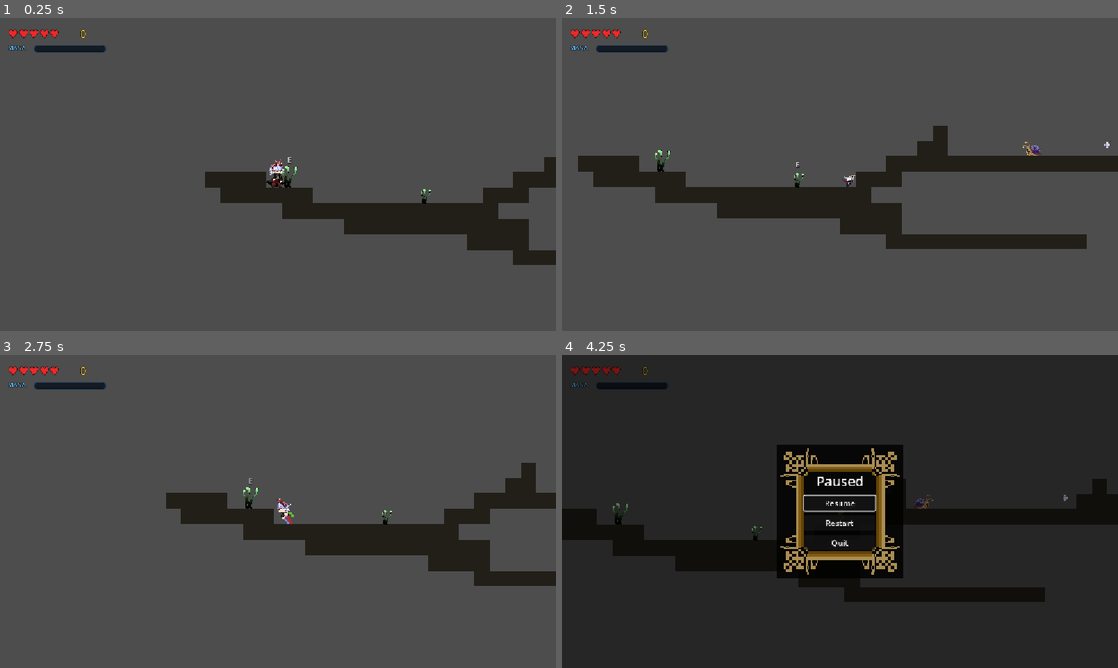
Above: before the commit, frames 1-4 (two rows, left to right).
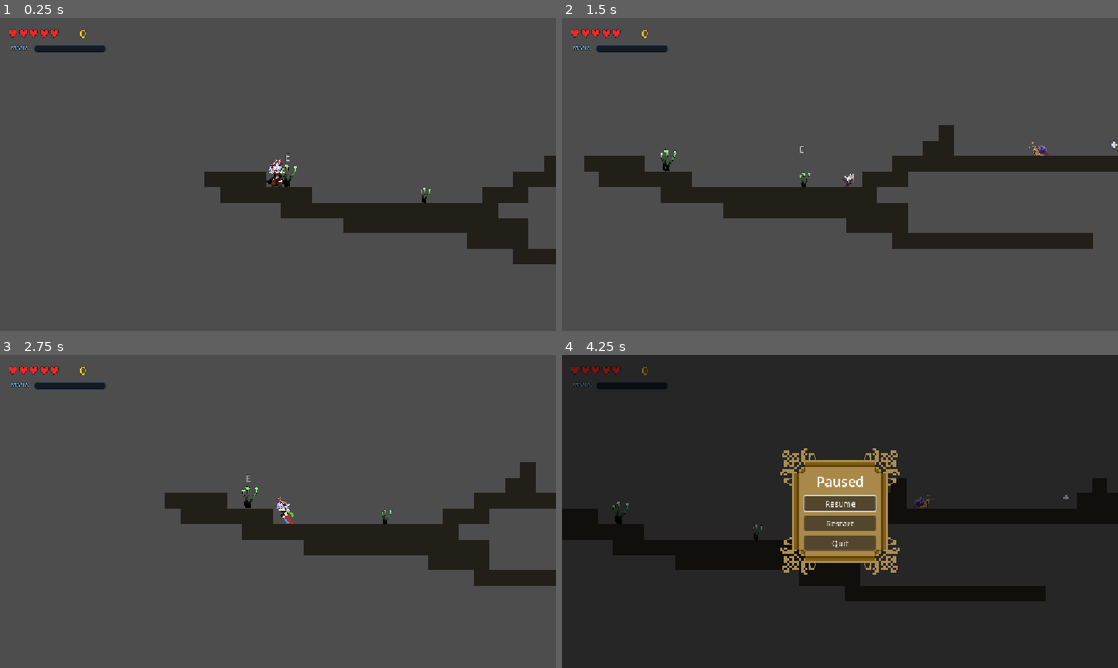
Above: after the commit, the same moments.

Repository: prayaashh/Gameeee
Game: Godot game, scene res://scenes/rooms/game.tscn
The game is run twice, just before and just after one commit, with the same random seed, the same clock (stepped at 60 frames per second) and the same inputs.
Inputs:
- Up to frame 1 (0.25 s): no input
- Up to frame 2 (1.5 s): hold Space (attack) 0.53-1.28 s; hold Right (move_right) from 0.53 s (still down); tap Up (jump) at 0.77 s; tap D (dash) at 1.35 s
- Up to frame 3 (2.75 s): tap Up (jump) at 1.52 s; release Right (move_right) at 2.03 s; hold Left (move_left) from 2.03 s (still down); hold R (heal) from 2.03 s (still down)
- Up to frame 4 (4.25 s): release Left (move_left) at 2.78 s; release R (heal) at 2.78 s; hold Right (move_right) from 2.78 s (still down); tap E (interact) at 2.85 s; tap Up (jump) at 3.02, 3.77 s; hold Space (attack) from 3.53 s (still down); tap Escape (esc) at 4.15 s

The runs differ from the first frame. In frame 1, 0.6% of the frame differs, in the area x 1-100%, y 3-79%; in frame 2, 1.7%; in frame 3, 0.4%; in frame 4, 9.0%.

Commit message:
tried adding lights properly and tested some ui changes

Diff:
--- a/project.godot
+++ b/project.godot
@@ -96,8 +96,8 @@
 [physics]
 
 3d/physics_engine="Jolt Physics"
+common/physics_interpolation=true
 
 [rendering]
 
 textures/canvas_textures/default_texture_filter=0
-2d/snap/snap_2d_transforms_to_pixel=true
--- a/scenes/checkpoint.tscn
+++ b/scenes/checkpoint.tscn
@@ -1,36 +1,35 @@
-[gd_scene format=3]
+[gd_scene format=3 uid="uid://bcf0idj0eh6c1"]
 
-[ext_resource type="Script" path="res://scripts/checkpoint.gd" id="1_cp"]
+[ext_resource type="Script" uid="uid://cik5osvvmrlwx" path="res://scripts/checkpoint.gd" id="1_cp"]
 [ext_resource type="Texture2D" uid="uid://c5j31brbb2xos" path="res://assets/Sprites/Plant5_00000.png" id="2_plant"]
 
 [sub_resource type="RectangleShape2D" id="RectangleShape2D_zone"]
 size = Vector2(110, 64)
 
-[node name="Checkpoint" type="Node2D"]
+[node name="Checkpoint" type="Node2D" unique_id=1387972412]
 script = ExtResource("1_cp")
-rest_line = "You rest a while. Your journey is saved."
 
-[node name="Sprite2D" type="Sprite2D" parent="."]
+[node name="Sprite2D" type="Sprite2D" parent="." unique_id=148383943]
 position = Vector2(0, -22)
 scale = Vector2(0.14, 0.1)
 texture = ExtResource("2_plant")
 
-[node name="InteractZone" type="Area2D" parent="."]
+[node name="InteractZone" type="Area2D" parent="." unique_id=1100344554]
 collision_layer = 0
 
-[node name="CollisionShape2D" type="CollisionShape2D" parent="InteractZone"]
+[node name="CollisionShape2D" type="CollisionShape2D" parent="InteractZone" unique_id=266445901]
 position = Vector2(0, -14)
 shape = SubResource("RectangleShape2D_zone")
 
-[node name="Prompt" type="Label" parent="."]
+[node name="Prompt" type="Label" parent="." unique_id=288333677]
 z_index = 10
-offset_left = -16.0
-offset_top = -70.0
-offset_right = 24.0
-offset_bottom = -46.0
+offset_left = -160.0
+offset_top = -78.0
+offset_right = 160.0
+offset_bottom = -48.0
 theme_override_colors/font_outline_color = Color(0, 0, 0, 1)
 theme_override_constants/outline_size = 4
-theme_override_font_sizes/font_size = 16
+theme_override_font_sizes/font_size = 20
 text = "E"
 horizontal_alignment = 1
 vertical_alignment = 1
--- a/scenes/dialogue.tscn
+++ b/scenes/dialogue.tscn
@@ -36,11 +36,17 @@
 
 [node name="NameLabel" type="Label" parent="Panel/VBoxContainer" unique_id=898113825]
 layout_mode = 2
+horizontal_alignment = 1
+vertical_alignment = 1
 
 [node name="TextLabel" type="RichTextLabel" parent="Panel/VBoxContainer" unique_id=913278987]
 custom_minimum_size = Vector2(0, 70)
 layout_mode = 2
 size_flags_vertical = 3
+bbcode_enabled = true
+text = "Text here"
+horizontal_alignment = 1
+vertical_alignment = 1
 
 [node name="ChoiceBox" type="HBoxContainer" parent="Panel/VBoxContainer" unique_id=1432070654]
 custom_minimum_size = Vector2(0, 30)
--- a/scenes/hud.tscn
+++ b/scenes/hud.tscn
@@ -38,12 +38,16 @@
 theme_override_constants/outline_size = 4
 theme_override_font_sizes/font_size = 24
 text = "♥♥♥♥♥"
+horizontal_alignment = 1
+vertical_alignment = 1
 
 [node name="HeartsEmpty" type="Label" parent="Row"]
 theme_override_colors/font_color = Color(0.42, 0.42, 0.42, 1)
 theme_override_colors/font_outline_color = Color(0, 0, 0, 1)
 theme_override_constants/outline_size = 4
 theme_override_font_sizes/font_size = 24
+horizontal_alignment = 1
+vertical_alignment = 1
 
 [node name="Gap" type="Control" parent="Row"]
 custom_minimum_size = Vector2(16, 0)
@@ -54,6 +58,8 @@
 theme_override_constants/outline_size = 4
 theme_override_font_sizes/font_size = 24
 text = "0"
+horizontal_alignment = 1
+vertical_alignment = 1
 
 [node name="ManaLabel" type="Label" parent="."]
 offset_left = 16.0
@@ -65,6 +71,7 @@
 theme_override_constants/outline_size = 3
 theme_override_font_sizes/font_size = 12
 text = "MANA"
+horizontal_alignment = 1
 vertical_alignment = 1
 
 [node name="ManaBar" type="ProgressBar" parent="."]
--- a/scenes/npc.tscn
+++ b/scenes/npc.tscn
@@ -43,13 +43,13 @@
 
 [node name="Prompt" type="Label" parent="." unique_id=764784531]
 z_index = 10
-offset_left = -16.0
-offset_top = -44.0
-offset_right = 24.0
-offset_bottom = -20.0
+offset_left = -160.0
+offset_top = -78.0
+offset_right = 160.0
+offset_bottom = -48.0
 theme_override_colors/font_outline_color = Color(0, 0, 0, 1)
 theme_override_constants/outline_size = 4
-theme_override_font_sizes/font_size = 16
+theme_override_font_sizes/font_size = 20
 text = "E"
 horizontal_alignment = 1
 vertical_alignment = 1
--- a/scenes/pause_menu.tscn
+++ b/scenes/pause_menu.tscn
@@ -48,6 +48,7 @@
 theme_override_font_sizes/font_size = 28
 text = "Paused"
 horizontal_alignment = 1
+vertical_alignment = 1
 
 [node name="ResumeButton" type="Button" parent="Center/Panel/VBox"]
 layout_mode = 2
--- a/scenes/rooms/overworld castle 1/castle_1_room_1.tscn
+++ b/scenes/rooms/overworld castle 1/castle_1_room_1.tscn
@@ -47,26 +47,155 @@
 [node name="LightLayer" type="Parallax2D" parent="Backgrounds" index="1" unique_id=808214965]
 z_index = -20
 scroll_scale = Vector2(0.9, 1)
+repeat_size = Vector2(1000, 0)
+repeat_times = 4
+motion_mirroring = Vector2(2000, 0)
+motion_mirroring = Vector2(2000, 0)
 
 [node name="PointLight2D" type="PointLight2D" parent="Backgrounds/LightLayer" index="0" unique_id=694215155]
-position = Vector2(132.2, -24.5)
-scale = Vector2(1.5, 1.5)
-color = Color(0.7521308, 0.41830385, 0.6005354, 1)
-energy = 1.06
-texture = SubResource("GradientTexture2D_xf1n4")
-
-[node name="PointLight2D2" type="PointLight2D" parent="Backgrounds/LightLayer" index="1" unique_id=2042923426]
-position = Vector2(194.7, -26)
-scale = Vector2(1.5, 1.5)
-color = Color(0.7521308, 0.41830385, 0.6005354, 1)
-energy = 1.06
-texture = SubResource("GradientTexture2D_xf1n4")
-
-[node name="PointLight2D3" type="PointLight2D" parent="Backgrounds/LightLayer" index="2" unique_id=377915202]
-position = Vector2(258.2, -24.5)
-scale = Vector2(1.5, 1.5)
-color = Color(0.7521308, 0.41830385, 0.6005354, 1)
-energy = 1.06
+position = Vector2(150, -25)
+scale = Vector2(2, 2)
+color = Color(0.7521308, 0.41830385, 0.6005354, 1)
+energy = 0.69
+range_z_max = -15
+texture = SubResource("GradientTexture2D_xf1n4")
+
+[node name="PointLight2D5" type="PointLight2D" parent="Backgrounds/LightLayer" index="1" unique_id=1236340277]
+position = Vector2(85, -26)
+scale = Vector2(2, 2)
+color = Color(0.7521308, 0.41830385, 0.6005354, 1)
+energy = 0.69
+range_z_max = -15
+texture = SubResource("GradientTexture2D_xf1n4")
+
+[node name="PointLight2D2" type="PointLight2D" parent="Backgrounds/LightLayer" index="2" unique_id=2042923426]
+position = Vector2(211.50002, -23.5)
+scale = Vector2(2, 2)
+color = Color(0.7521308, 0.41830385, 0.6005354, 1)
+energy = 0.69
+range_z_max = -15
+texture = SubResource("GradientTexture2D_xf1n4")
+
+[node name="PointLight2D3" type="PointLight2D" parent="Backgrounds/LightLayer" index="3" unique_id=377915202]
+position = Vector2(279, -24.5)
+scale = Vector2(2, 2)
+color = Color(0.7521308, 0.41830385, 0.6005354, 1)
+energy = 0.69
+range_z_max = -15
+texture = SubResource("GradientTexture2D_xf1n4")
+
+[node name="PointLight2D4" type="PointLight2D" parent="Backgrounds/LightLayer" index="4" unique_id=301180044]
+position = Vector2(1342, -23)
+scale = Vector2(2, 2)
+color = Color(0.7521308, 0.41830385, 0.6005354, 1)
+energy = 0.69
+range_z_max = -15
+texture = SubResource("GradientTexture2D_xf1n4")
+
+[node name="PointLight2D7" type="PointLight2D" parent="Backgrounds/LightLayer" index="5" unique_id=1087606920]
+position = Vector2(586, -25)
+scale = Vector2(2, 2)
+color = Color(0.7521308, 0.41830385, 0.6005354, 1)
+energy = 0.69
+range_z_max = -15
+texture = SubResource("GradientTexture2D_xf1n4")
+
+[node name="PointLight2D15" type="PointLight2D" parent="Backgrounds/LightLayer" index="6" unique_id=583848451]
+position = Vector2(-158.49994, -23)
+scale = Vector2(2, 2)
+color = Color(0.7521308, 0.41830385, 0.6005354, 1)
+energy = 0.69
+texture = SubResource("GradientTexture2D_xf1n4")
+
+[node name="PointLight2D16" type="PointLight2D" parent="Backgrounds/LightLayer" index="7" unique_id=205683761]
+position = Vector2(-413, -25.5)
+scale = Vector2(2, 2)
+color = Color(0.7521308, 0.41830385, 0.6005354, 1)
+energy = 0.69
+texture = SubResource("GradientTexture2D_xf1n4")
+
+[node name="PointLight2D17" type="PointLight2D" parent="Backgrounds/LightLayer" index="8" unique_id=269681081]
+position = Vector2(-351.5, -25)
+scale = Vector2(2, 2)
+color = Color(0.7521308, 0.41830385, 0.6005354, 1)
+energy = 0.69
+texture = SubResource("GradientTexture2D_xf1n4")
+
+[node name="PointLight2D18" type="PointLight2D" parent="Backgrounds/LightLayer" index="9" unique_id=1730558807]
+position = Vector2(-287, -24)
+scale = Vector2(2, 2)
+color = Color(0.7521308, 0.41830385, 0.6005354, 1)
+energy = 0.69
+texture = SubResource("GradientTexture2D_xf1n4")
+
+[node name="PointLight2D19" type="PointLight2D" parent="Backgrounds/LightLayer" index="10" unique_id=1551052355]
+position = Vector2(-221.5, -25)
+scale = Vector2(2, 2)
+color = Color(0.7521308, 0.41830385, 0.6005354, 1)
+energy = 0.69
+texture = SubResource("GradientTexture2D_xf1n4")
+
+[node name="PointLight2D20" type="PointLight2D" parent="Backgrounds/LightLayer" index="11" unique_id=1768149252]
+position = Vector2(711, -24.5)
+scale = Vector2(2, 2)
+color = Color(0.7521308, 0.41830385, 0.6005354, 1)
+energy = 0.69
+texture = SubResource("GradientTexture2D_xf1n4")
+
+[node name="PointLight2D21" type="PointLight2D" parent="Backgrounds/LightLayer" index="12" unique_id=1587330634]
+position = Vector2(779, -24.5)
+scale = Vector2(2, 2)
+color = Color(0.7521308, 0.41830385, 0.6005354, 1)
+energy = 0.69
+texture = SubResource("GradientTexture2D_xf1n4")
+
+[node name="PointLight2D22" type="PointLight2D" parent="Backgrounds/LightLayer" index="13" unique_id=1825623270]
+position = Vector2(841, -23.5)
+scale = Vector2(2, 2)
+color = Color(0.7521308, 0.41830385, 0.6005354, 1)
+energy = 0.69
+texture = SubResource("GradientTexture2D_xf1n4")
+
+[node name="PointLight2D24" type="PointLight2D" parent="Backgrounds/LightLayer" index="14" unique_id=67411219]
+position = Vector2(1086, -27.5)
+scale = Vector2(2, 2)
+color = Color(0.7521308, 0.41830385, 0.6005354, 1)
+energy = 0.69
+texture = SubResource("GradientTexture2D_xf1n4")
+
+[node name="PointLight2D25" type="PointLight2D" parent="Backgrounds/LightLayer" index="15" unique_id=461383089]
+position = Vector2(1148.5, -26)
+scale = Vector2(2, 2)
+color = Color(0.7521308, 0.41830385, 0.6005354, 1)
+energy = 0.69
+texture = SubResource("GradientTexture2D_xf1n4")
+
+[node name="PointLight2D26" type="PointLight2D" parent="Backgrounds/LightLayer" index="16" unique_id=122827492]
+position = Vector2(1211.5, -24.5)
+scale = Vector2(2, 2)
+color = Color(0.7521308, 0.41830385, 0.6005354, 1)
+energy = 0.69
+texture = SubResource("GradientTexture2D_xf1n4")
+
+[node name="PointLight2D27" type="PointLight2D" parent="Backgrounds/LightLayer" index="17" unique_id=292175254]
+position = Vector2(1278.5, -25)
+scale = Vector2(2, 2)
+color = Color(0.7521308, 0.41830385, 0.6005354, 1)
+energy = 0.69
+texture = SubResource("GradientTexture2D_xf1n4")
+
+[node name="PointLight2D28" type="PointLight2D" parent="Backgrounds/LightLayer" index="18" unique_id=682095985]
+position = Vector2(1341.5, -24)
+scale = Vector2(2, 2)
+color = Color(0.7521308, 0.41830385, 0.6005354, 1)
+energy = 0.69
+texture = SubResource("GradientTexture2D_xf1n4")
+
+[node name="PointLight2D23" type="PointLight2D" parent="Backgrounds/LightLayer" index="19" unique_id=1812580258]
+position = Vector2(648, -26)
+scale = Vector2(2, 2)
+color = Color(0.7521308, 0.41830385, 0.6005354, 1)
+energy = 0.69
 texture = SubResource("GradientTexture2D_xf1n4")
 
 [node name="Parallax2D2" type="Parallax2D" parent="Backgrounds" index="2" unique_id=873794557]
Binary file changed: assets/GUI/GUI_box_1.png
Binary file added: assets/backgrounds/overworld_castle1/castle1bg-Copy2(Layer 1) _0001.png
Not shown, added: assets/backgrounds/overworld_castle1/castle1bg-Copy2(Layer 1) _0001.png.import
Binary file changed: assets/backgrounds/overworld_castle1/castle1bg-Copy2(Layer 2) _0001.png
Binary file added: assets/backgrounds/overworld_castle1/castle1bg-Copy2(Layer 3) _0001.png
Not shown, added: assets/backgrounds/overworld_castle1/castle1bg-Copy2(Layer 3) _0001.png.import
Binary file added: assets/backgrounds/overworld_castle1/castle1bg-Copy2(Layer 6) _0001.png
Not shown, added: assets/backgrounds/overworld_castle1/castle1bg-Copy2(Layer 6) _0001.png.import
Not shown, changed: assets/pxo files/GUI_box_1.pxo
